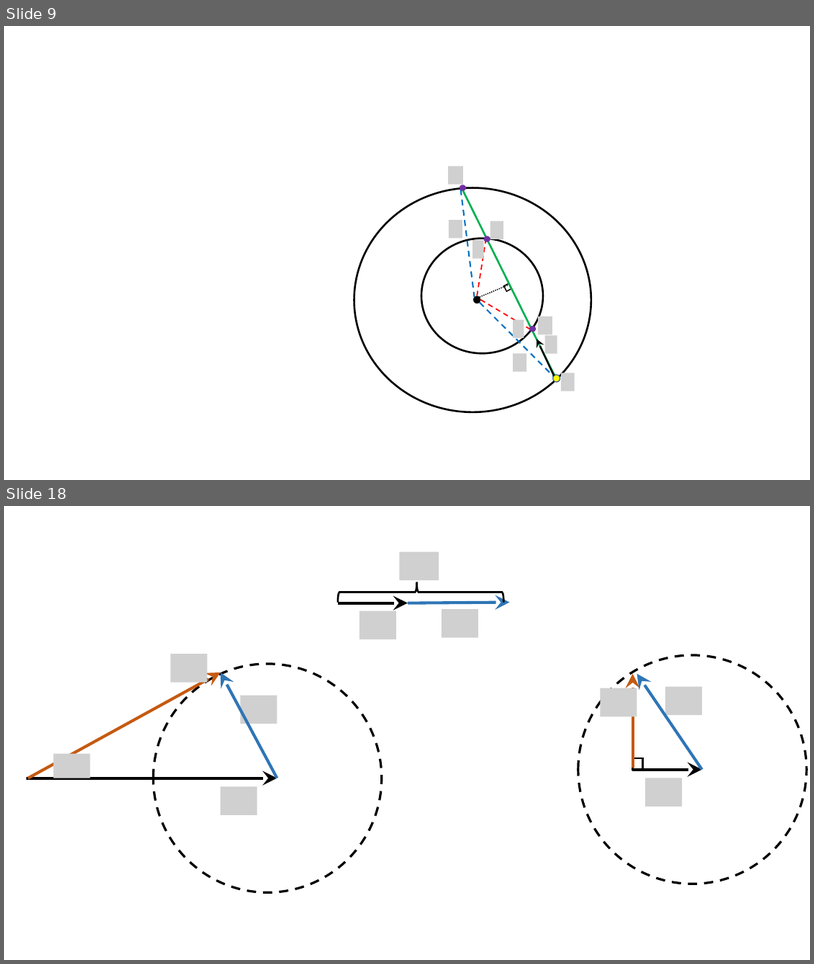
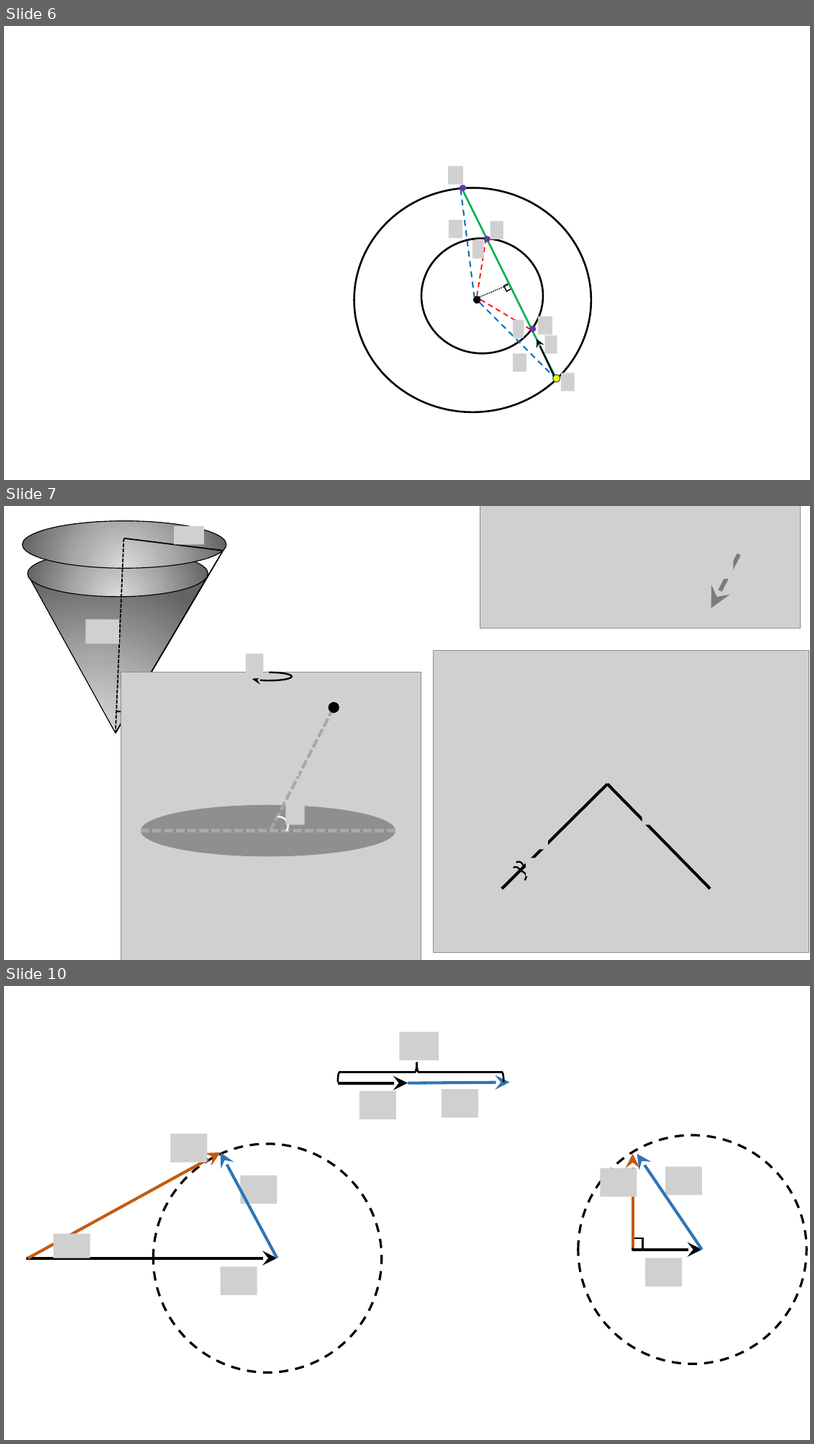
Before and after one commit to savchenko-physics/savchenko-physics.github.io, a slide deck: volunteer/Drawings.pptx. Shown one above the other, each under a label of ours: slides 9 and 18 before the commit, slides 6, 7 and 10 after it; the slides between them are not shown. The pictures are 814x964 and 814x1444 pixels, drawn with LibreOffice and Linux fonts; fonts in the diff are those of the drawing; grey boxes stand for pictures; background and template pictures are left out. Boxes give left, top, right and bottom in pixels: in the first picture for what was removed or moved away, otherwise in the second. Text is boxed around its words. In the diff, an @@ line names an element or a change of style, - is before the commit and + after.

```diff
--- a/volunteer/Drawings.pptx
+++ b/volunteer/Drawings.pptx
@@ slide 7 added at <box>4,506,810,960</box>, background #FFFFFF @@
@@ triangle added at <box>4,506,208,733</box>, fill gradient #DBDBDB to #AAAAAA to #636363, outline #000000 1 pt @@
@@ ellipse added at <box>22,521,226,569</box>, fill gradient #DBDBDB to #AAAAAA to #636363, outline #000000 1 pt @@
@@ picture added at <box>174,526,204,544</box> @@
@@ picture added at <box>480,506,801,628</box> @@
@@ line added from (124, 538) to (116, 733), #000000 1.5 pt dashed @@
@@ line added from (124, 538) to (223, 551), #000000 1.5 pt @@
@@ ellipse added at <box>28,551,208,597</box>, fill gradient #DBDBDB to #AAAAAA to #636363, outline #000000 1 pt @@
@@ line added from (116, 733) to (223, 551), #000000 1.5 pt @@
@@ picture added at <box>708,554,733,579</box> @@
@@ arrow added from (740, 554) to (712, 608), #7C7C7C 5 pt @@
@@ picture added at <box>85,619,119,644</box> @@
@@ picture added at <box>246,654,263,678</box> @@
@@ picture added at <box>434,651,810,952</box> @@
@@ picture added at <box>121,672,422,960</box> @@
@@ arc (boxed as its full ellipse) added at <box>247,672,292,681</box>, outline #000000 2 pt @@
@@ picture added at <box>118,689,131,707</box> @@
@@ arc (boxed as its full ellipse) added at <box>88,711,144,755</box>, outline #000000 1.75 pt @@
@@ line added from (270, 830) to (334, 708), #A8A8A8 3.5 pt dashed @@
@@ ellipse added at <box>328,702,339,713</box>, fill #000000 @@
@@ picture added at <box>278,748,298,777</box> @@
@@ line added from (502, 888) to (608, 784), #000000 3.5 pt @@
@@ line added from (710, 888) to (608, 784), #000000 3.5 pt @@
@@ ellipse added at <box>141,805,396,856</box>, fill #000000 at 31% opacity @@
@@ picture added at <box>286,800,305,824</box> @@
@@ picture added at <box>642,792,666,825</box> @@
@@ arc (boxed as its full ellipse) added at <box>270,816,288,834</box>, outline #FFFFFF 2 pt @@
@@ line added from (141, 830) to (396, 830), #AAAAAA 3.5 pt dashed @@
@@ picture added at <box>527,831,548,849</box> @@
@@ arc (boxed as its full ellipse) added at <box>511,865,522,876</box>, outline #000000 2 pt @@
@@ arc (boxed as its full ellipse) added at <box>513,871,527,882</box>, outline #000000 2 pt @@
@@ arc (boxed as its full ellipse) added at <box>513,860,526,872</box>, outline #000000 2 pt @@
@@ picture added at <box>526,857,540,875</box> @@
@@ what was slide 9 is now slide 6 @@
@@ what was slide 18 is now slide 10 @@
```
Also in this commit, not shown: 5 other slides added, 14 slides removed, 27 other files.
